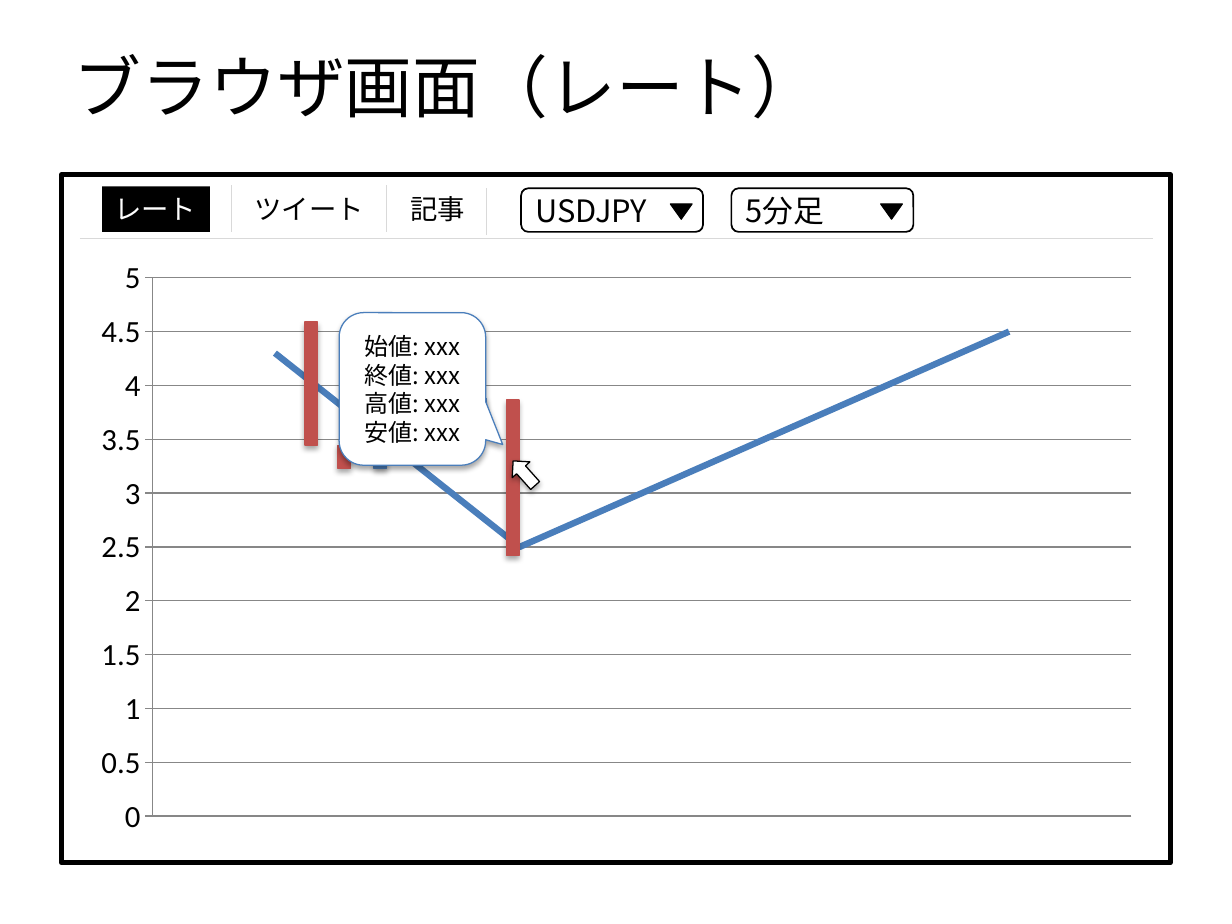
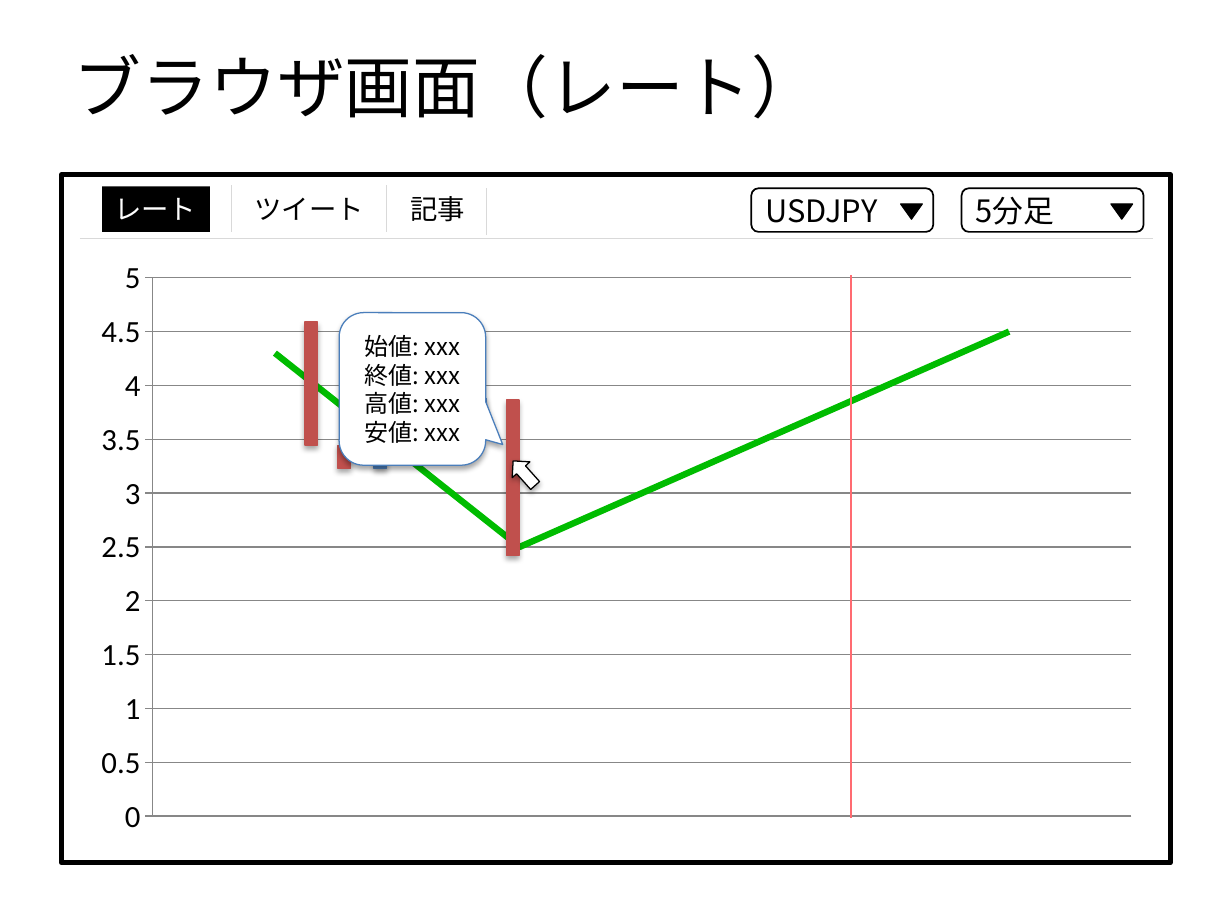
Before and after one commit to Leonis0813/chort, a slide deck: slide 4 of regulus/interface/ui.pptx. Drawn at 1232x924 pixels with LibreOffice and Linux fonts; fonts in the diff are those of the drawing. Boxes give left, top, right and bottom in pixels: in the first picture for what was removed or moved away, otherwise in the second. Text is boxed around its words. In the diff, an @@ line names an element or a change of style, - is before the commit and + after.

```diff
--- a/regulus/interface/ui.pptx
+++ b/regulus/interface/ui.pptx
@@ 2 rounded rectangles, 2 triangles: place and size @@
-2 rounded rectangles, 2 triangles at (521,188,914,232)
+2 rounded rectangles, 2 triangles at (752,188,1145,232)
@@ line chart at (80,248,1153,848) @@
@@ colour of Series 1 #4F81BD to #00BC00 @@
@@ line added from (851, 275) to (851, 818), #FF6B71 1.5 pt @@
```
Also in this commit, not shown: 2 other slides changed, 2 other files.
